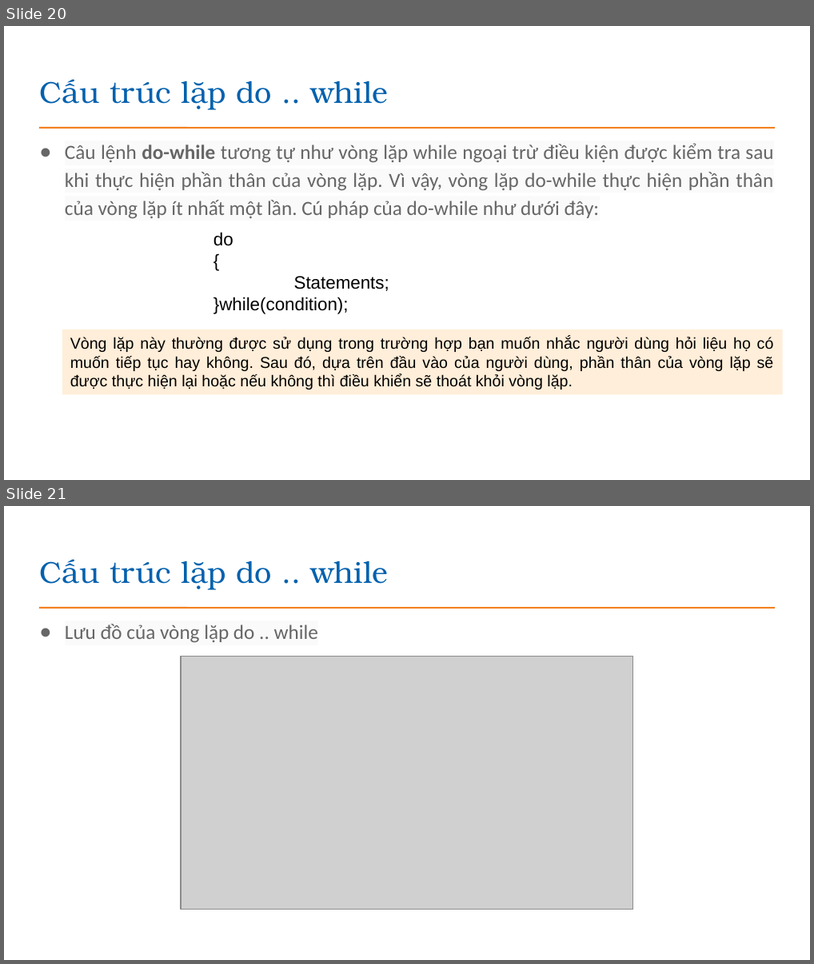
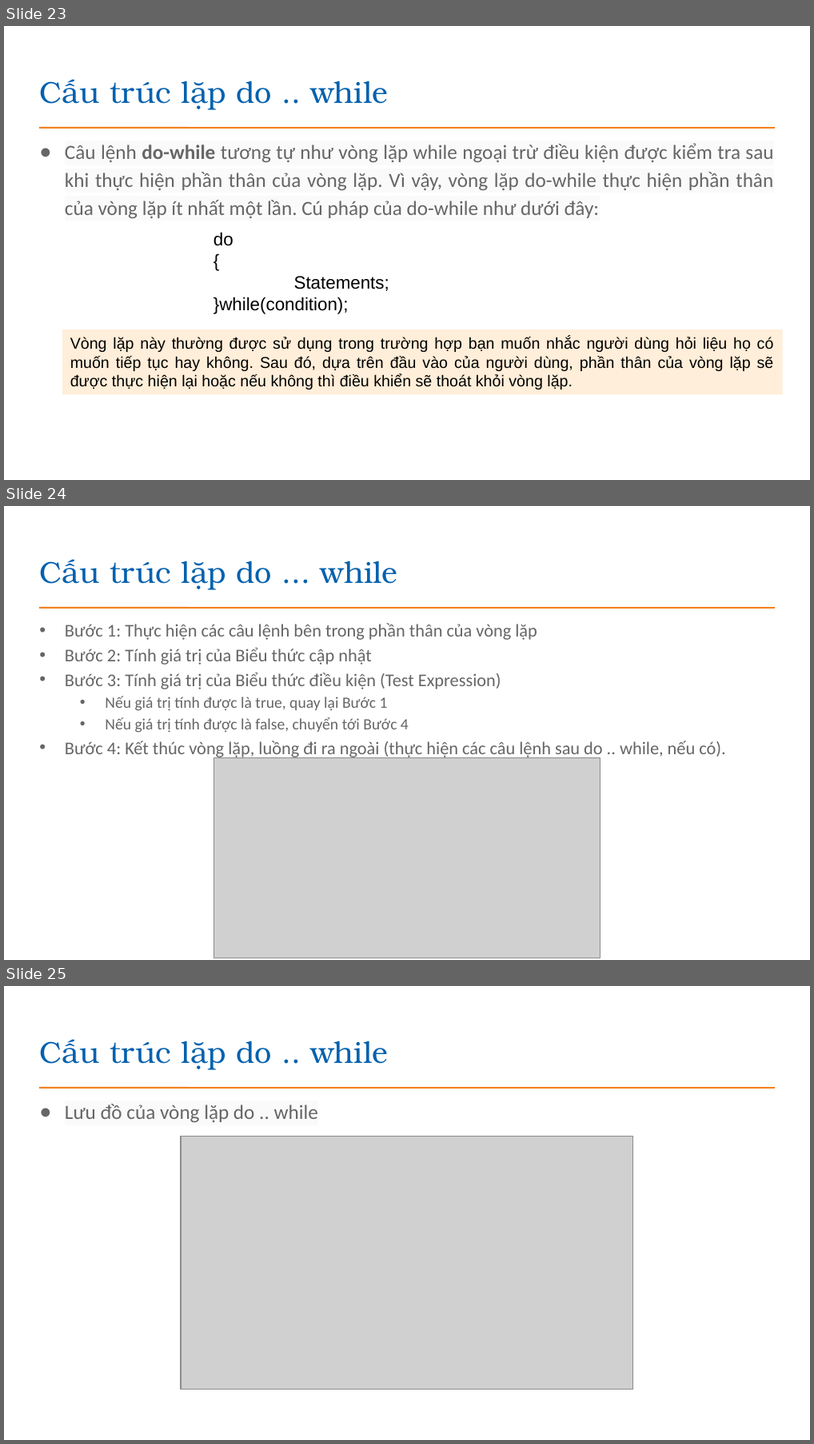
Before and after one commit to EdisonTechnologyAcademy/Java---Construction, a slide deck: presentations/Bài 5_Cac cau truc lap.pptx. Shown one above the other, each under a label of ours: slides 20 and 21 before the commit, slides 23, 24 and 25 after it. The pictures are 814x964 and 814x1444 pixels, drawn with LibreOffice and Linux fonts; fonts in the diff are those of the drawing; grey boxes stand for pictures; background and template pictures are left out. Boxes give left, top, right and bottom in pixels: in the first picture for what was removed or moved away, otherwise in the second. Text is boxed around its words. In the diff, an @@ line names an element or a change of style, - is before the commit and + after.

```diff
--- a/presentations/Bài 5_Cac cau truc lap.pptx
+++ b/presentations/Bài 5_Cac cau truc lap.pptx
@@ slide 24 added at [4,506,810,960], background #FFFFFF; not listed: 1 template element that a slide beside it also shows @@
@@ title added at [39,559,398,590], 27 pt, text #0361AE @@
+Cấu trúc lặp do ... while
@@ text added at [65,623,726,759], 16 pt, text #666666 @@
+• Bước 1: Thực hiện các câu lệnh bên trong phần thân của vòng lặp
+• Bước 2: Tính giá trị của Biểu thức cập nhật
+• Bước 3: Tính giá trị của Biểu thức điều kiện (Test Expression)
+  • Nếu giá trị tính được là true, quay lại Bước 1
+  • Nếu giá trị tính được là false, chuyển tới Bước 4
+• Bước 4: Kết thúc vòng lặp, luồng đi ra ngoài (thực hiện các câu lệnh sau do .. while, nếu có).
@@ picture added at [214,757,600,957] @@
@@ what was slide 20 is now slide 23 @@
@@ what was slide 21 is now slide 25 @@
```
Also in this commit, not shown: 4 other slides added, 19 other files.
